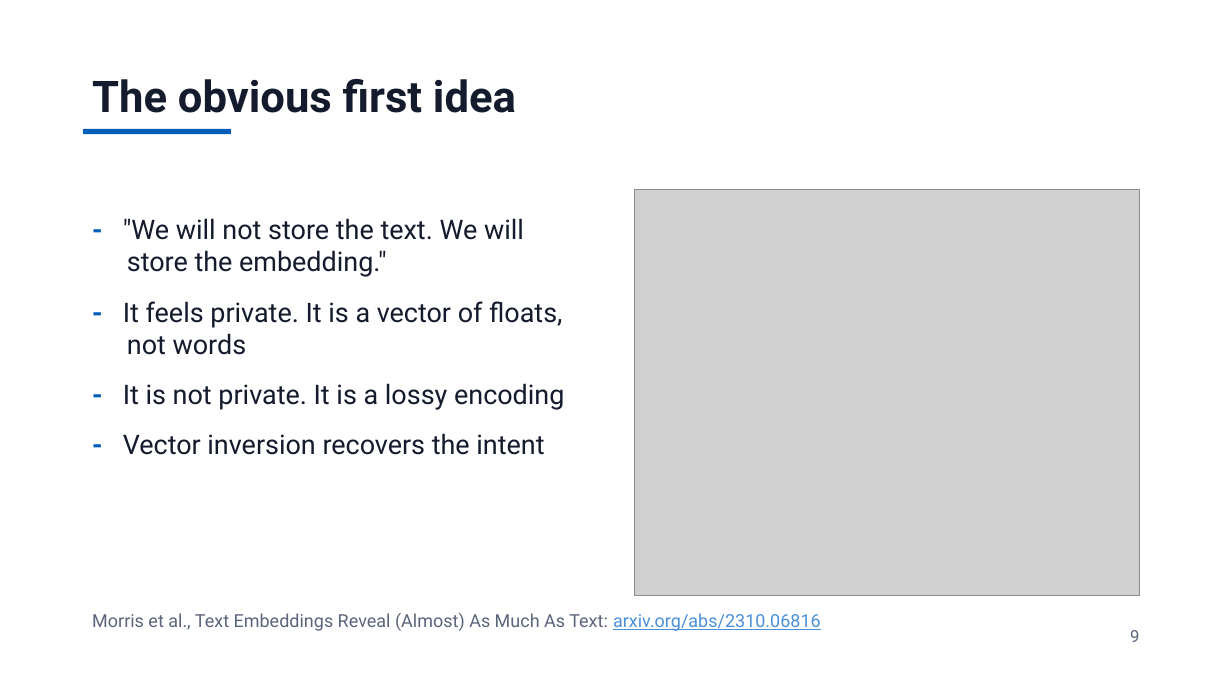
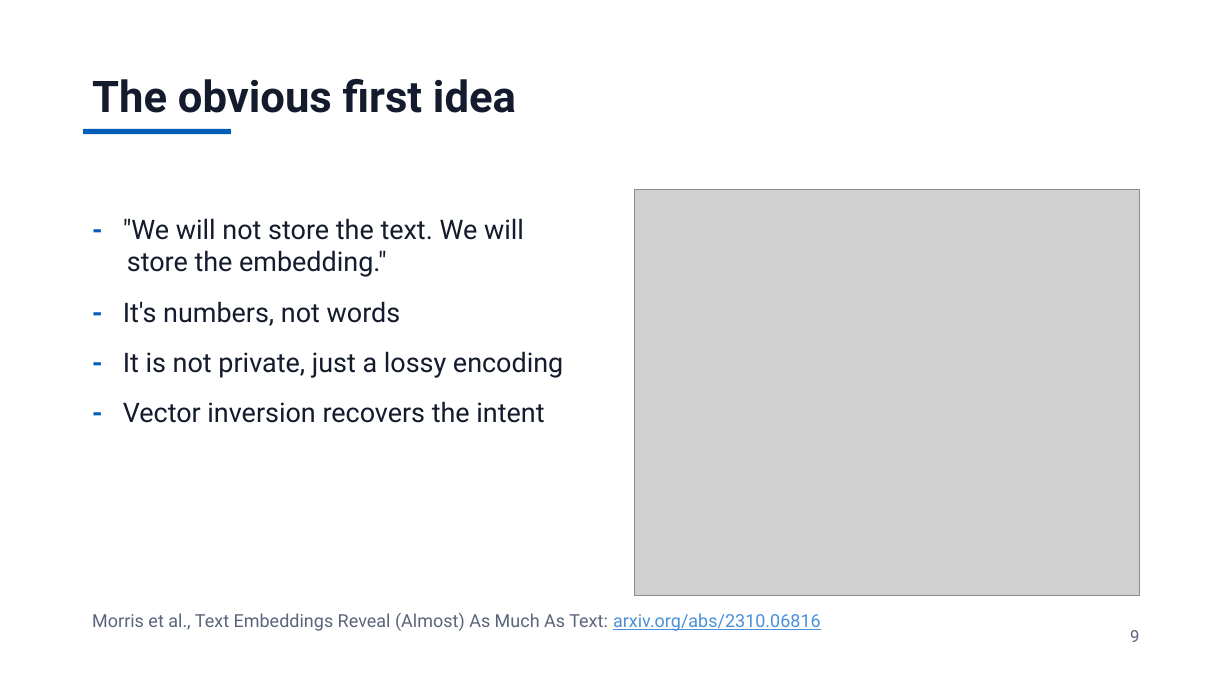
Before and after one commit to jzonthemtn/ldp-for-search, a slide deck: slide 9 of ldp_for_search_slides.pptx. Drawn at 1232x693 pixels with LibreOffice and Linux fonts; fonts in the diff are those of the drawing; grey boxes stand for pictures. Boxes give left, top, right and bottom in pixels: in the first picture for what was removed or moved away, otherwise in the second. Text is boxed around its words. In the diff, an @@ line names an element or a change of style, - is before the commit and + after.

```diff
--- a/ldp_for_search_slides.pptx
+++ b/ldp_for_search_slides.pptx
@@ text at [123, 301, 563, 378]: text changed @@
-- It feels private. It is a vector of floats, not words
-- It is not private. It is a lossy encoding
+- It's numbers, not words
+- It is not private, just a lossy encoding
```
Also in this commit, not shown: 7 other slides changed, 1 slide added, 1 slide removed, 5 other files.
